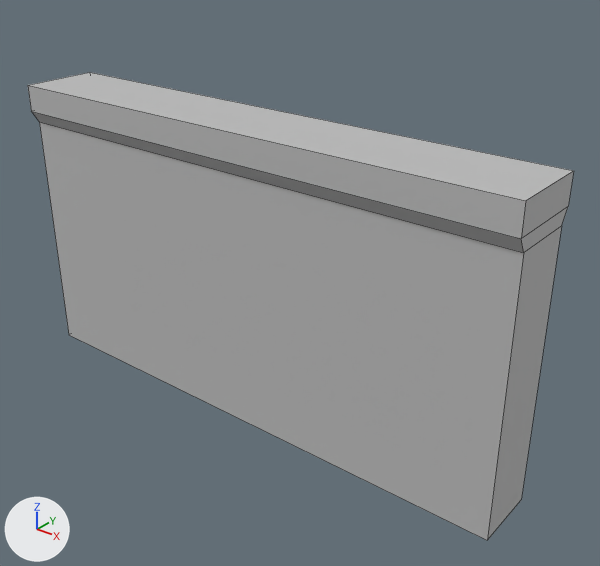
An edit to the FBX model Ghost Driver/Assets/Art/Models/Environment/Stone_Wall.fbx, drawn before and after from the same camera.
Rendered twice from a camera (50 mm lens) standing at (-0.0116, -0.5041, 0.0533) and looking at (-0.0597, -0.444, 0.016). The lights are fixed; the arrows at lower left show +X, +Y and +Z. Mesh edges are drawn as thin lines. Where no turn or scale is listed for an object, it has been applied to the vertices.

The scene before the commit, as lines of its bpy script (objects in view):
```python
me_mesh = bpy.data.meshes.new('Mesh')
me_mesh.from_pydata(...)  # 16 vertices, 14 faces; spans x -0.03..0.03, y -0.0044..0.0044, z -0.0051..0.0275
me_mesh.materials.append(mat_barrier_wall_mat)  # grey #bcbcbc
ob_barrier_wall_lp = bpy.data.objects.new('Barrier_Wall_LP', me_mesh)
ob_barrier_wall_lp.location = (-0.0642, -0.4455, 0.005)
```
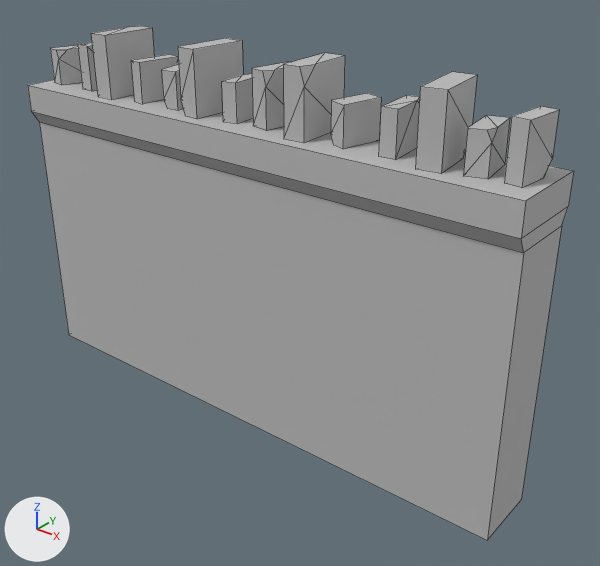
The newer file is also turned or shifted as a whole; pictures and numbers use the older file's frame.

The edits, one by one:
Material 'Barrier_Wall_Stone_Mat' (mat_barrier_wall_stone_mat) is new.
Its base color is (0.5, 0.5, 0.5) (grey #bcbcbc).
Its roughness is 0.749.
Mesh me_mesh_001 is new.
It has 140 vertices, 140 faces and spans x -0.0288..0.0288, y -0.0033..0.0033, z -0.0033..0.0033.
It uses material mat_barrier_wall_stone_mat (grey #bcbcbc).
Object 'Barrier_Wall_Stones' (ob_barrier_wall_stones) is new; it shows me_mesh_001.
Its location is (-0.0641, -0.4453, 0.0358).

What differs and where, as boxes [x1, y1, x2, y2] in the pictures (600 x 566 px):
'Barrier_Wall_Stones', added
    after: [50, 26, 559, 188]
